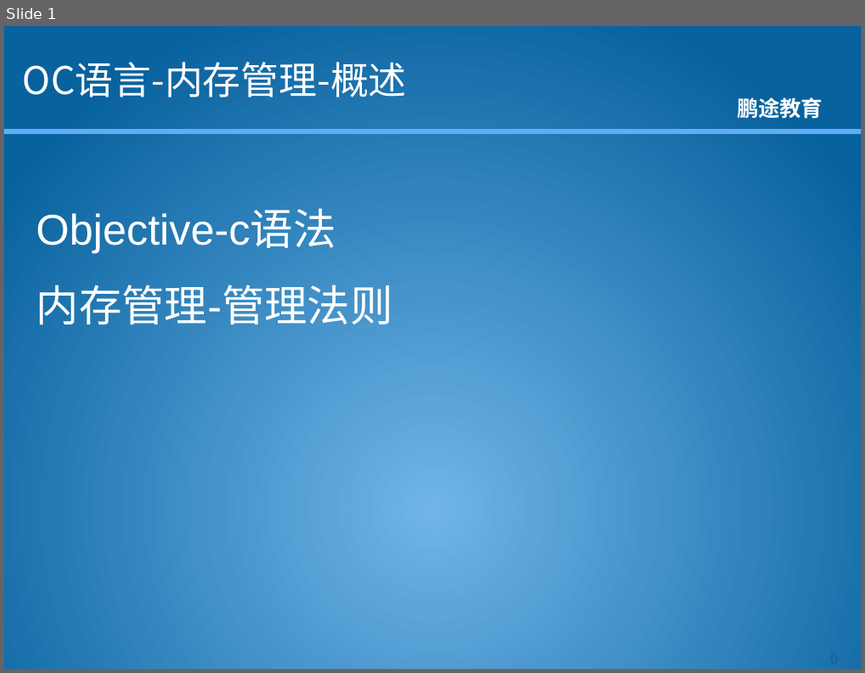
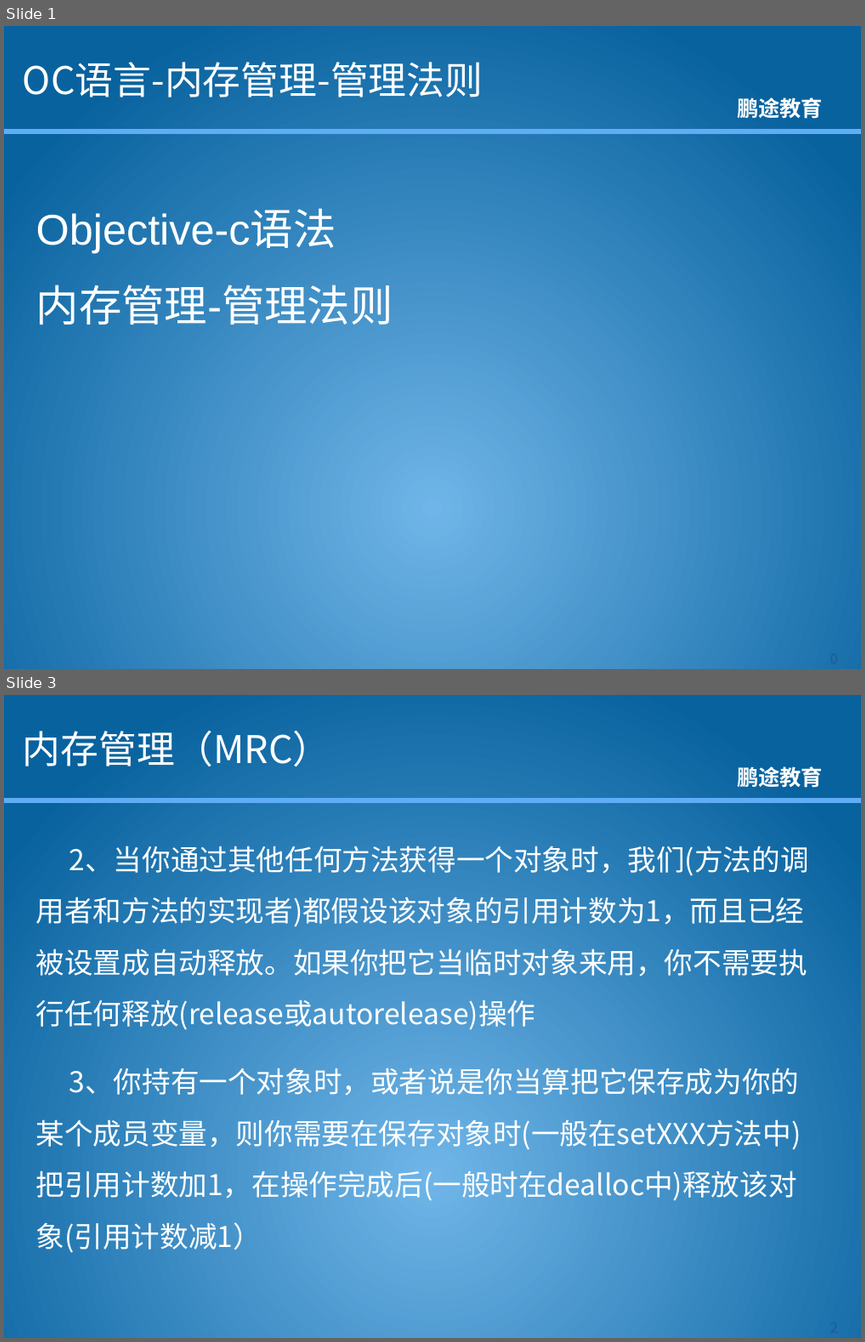
Before and after one commit to kkdmh77/gjh_baoche, a slide deck: 资料/课件/OC/OC语言-3.0-内存管理-管理法则.pptx. Shown one above the other, each under a label of ours: slide 1 before the commit, slides 1 and 3 after it; the slides between them are not shown. The pictures are 865x673 and 865x1342 pixels, drawn with LibreOffice and Linux fonts; fonts in the diff are those of the drawing; background and template pictures are left out. Boxes give left, top, right and bottom in pixels: in the first picture for what was removed or moved away, otherwise in the second. Text is boxed around its words. In the diff, an @@ line names an element or a change of style, - is before the commit and + after.

```diff
--- a/资料/课件/OC/OC语言-3.0-内存管理-管理法则.pptx
+++ b/资料/课件/OC/OC语言-3.0-内存管理-管理法则.pptx
@@ slide 3 added at [4, 695, 861, 1338], background picture (left out); not listed: 2 template elements that a slide beside it also shows @@
@@ title added at [23, 731, 331, 766], 32 pt, text #FFFFFF @@
+内存管理（MRC）
@@ text added at [36, 845, 809, 1253], 24 pt, text #FFFFFF @@
+2、当你通过其他任何方法获得一个对象时，我们(方法的调用者和方法的实现者)都假设该对象的引用计数为1，而且已经被设置成自动释放。如果你把它当临时对象来用，你不需要执行任何释放(release或autorelease)操作
+3、你持有一个对象时，或者说是你当算把它保存成为你的某个成员变量，则你需要在保存对象时(一般在setXXX方法中)把引用计数加1，在操作完成后(一般时在dealloc中)释放该对象(引用计数减1）
@@ page number added at [796, 1313, 861, 1338], 12 pt, text #1D629B, bold @@
+2
@@ slide 1 changed as well @@
@@ title at [23, 62, 483, 97]: text changed @@
-OC语言-内存管理-概述
+OC语言-内存管理-管理法则
```
Also in this commit, not shown: 3 other slides added, 18 other files.
